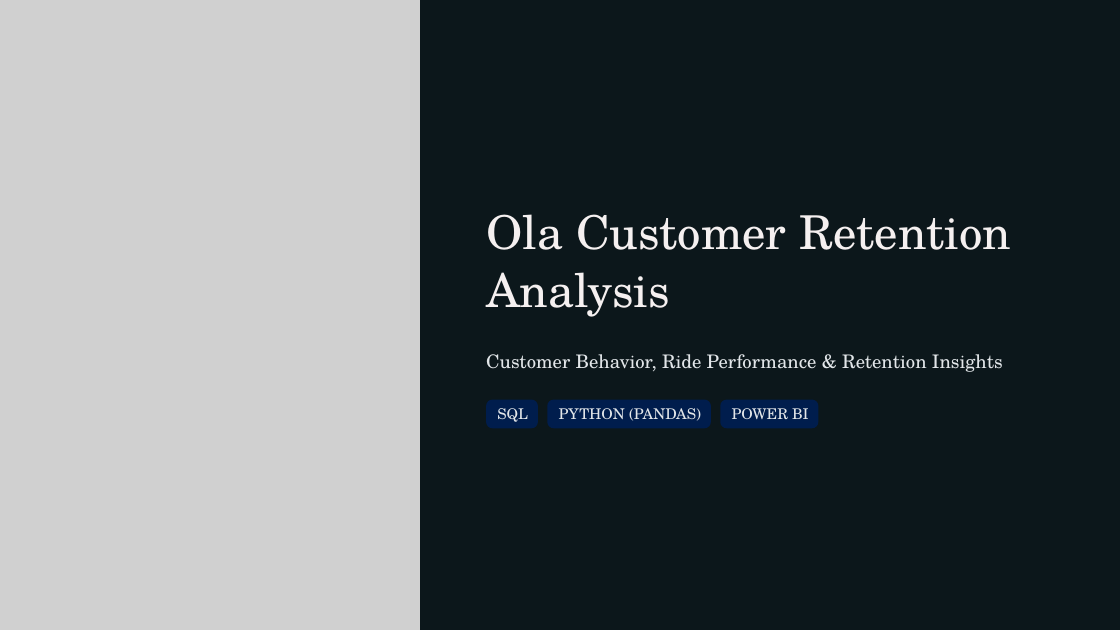
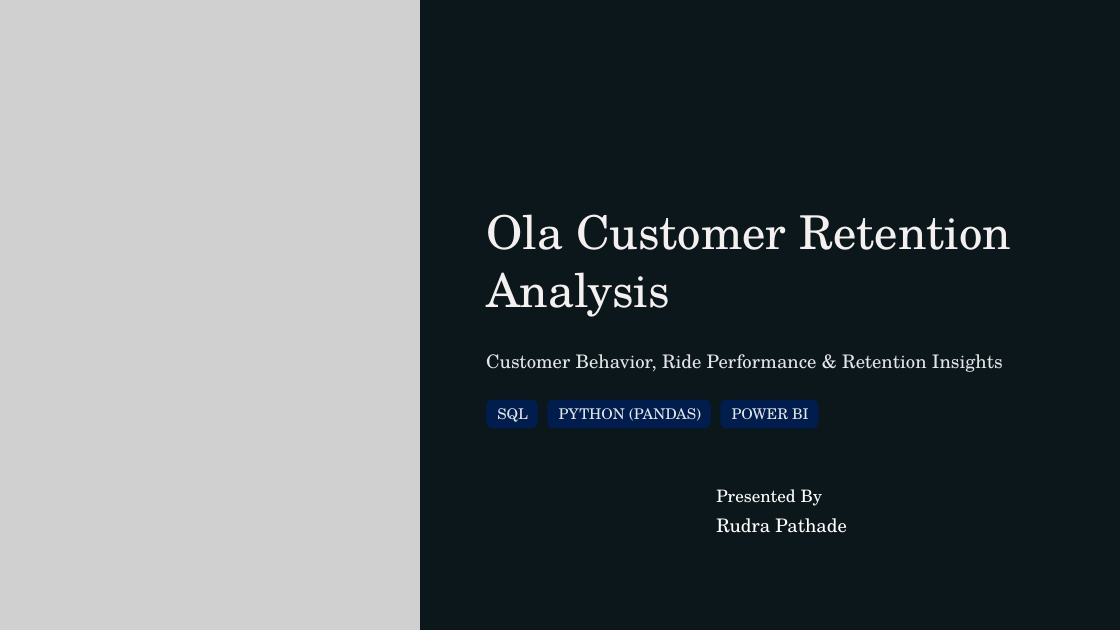
Before and after one commit to rudra-pathade/Ola-Customer-Retention-Analysis, a slide deck: slide 1 of Ola-Customer-Retention-Analysis.pptx. Drawn at 1120x630 pixels with LibreOffice and Linux fonts; fonts in the diff are those of the drawing; grey boxes stand for pictures; background and template pictures are left out; a plain dark background stands for a picture behind light text. Boxes give left, top, right and bottom in pixels: in the first picture for what was removed or moved away, otherwise in the second. Text is boxed around its words. In the diff, an @@ line names an element or a change of style, - is before the commit and + after.

```diff
--- a/Ola-Customer-Retention-Analysis.pptx
+++ b/Ola-Customer-Retention-Analysis.pptx
@@ text added at bbox=[716, 489, 846, 533], 24 pt, text #FFFFFF @@
+Presented By
+Rudra Pathade
```
